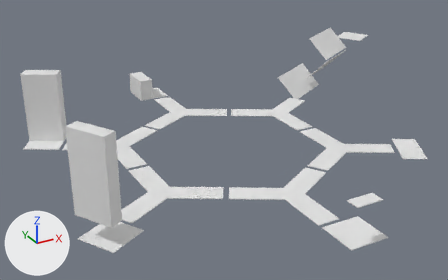
The Blender file Assets/Resources/Levels/IntroLevel8.blend as it was, and as the next commit left it.
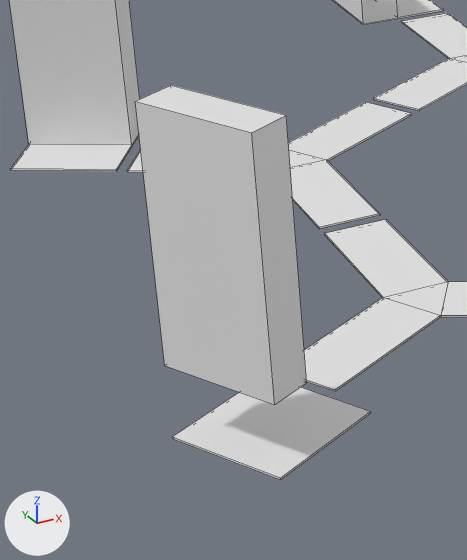
There are two pictures of each version: one whole from a 50 mm camera at (-117.5, -211.8, 126.9) aimed at (1.0, 3.6, 19.2), one close up on the part from 4% to 39% of the width and 33% to 100% of the height. Arrows for +X, +Y and +Z are at lower left; the lights stay in place. The close-ups show mesh edges as thin lines.

Names of what the first close-up shows: 'FanBladesB', 'FanBladesC', 'FanBladesD', 'GravityMarblePlatform', 'GravityMarbleSuperJumpCube', 'GravityMarbleSuperJumpPlatform', 'SuperJumpPlatform'.
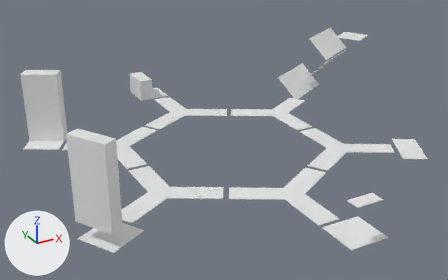
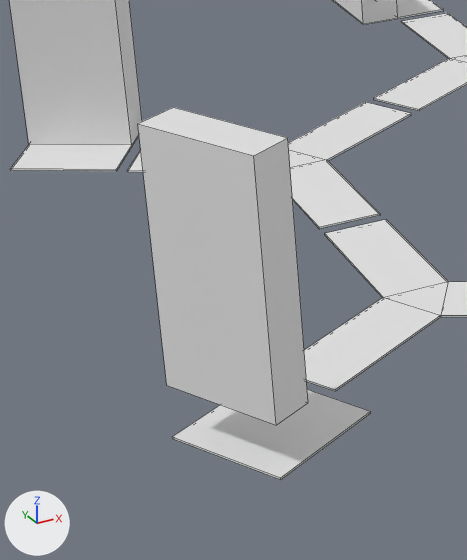
Diff of the bpy script that builds the scene:
```diff
--- a/Assets/Resources/Levels/IntroLevel8.blend.py
+++ b/Assets/Resources/Levels/IntroLevel8.blend.py
@@ ob_gravitymarblesuperjumpcube @@
 ob_gravitymarblesuperjumpcube = bpy.data.objects.new('GravityMarbleSuperJumpCube', me_cube_013)
-ob_gravitymarblesuperjumpcube.location = (-71.0, -46.2, 42.1)
+ob_gravitymarblesuperjumpcube.location = (-71.0, -46.2, 39.8)
 ob_gravitymarblesuperjumpcube.rotation_euler = (0.0, 0.0, -1.047)  # degrees (0, 0, -60)
```

Changed parts and their boxes (x1, y1, x2, y2) in the close-ups (467 x 560 px):
'GravityMarbleSuperJumpCube', moved
    before: (135, 85, 306, 405)
    after: (138, 107, 308, 425)
